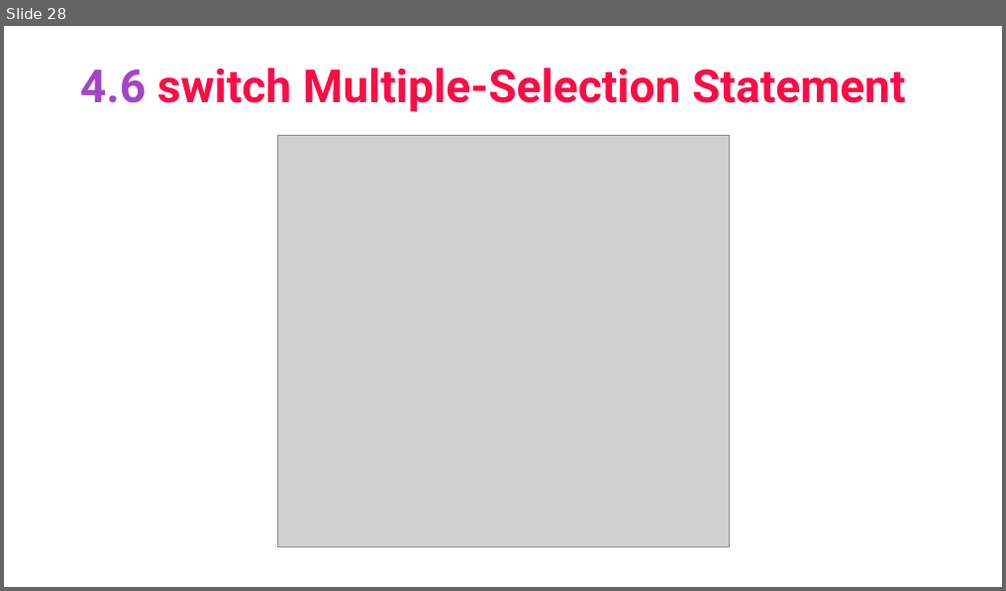
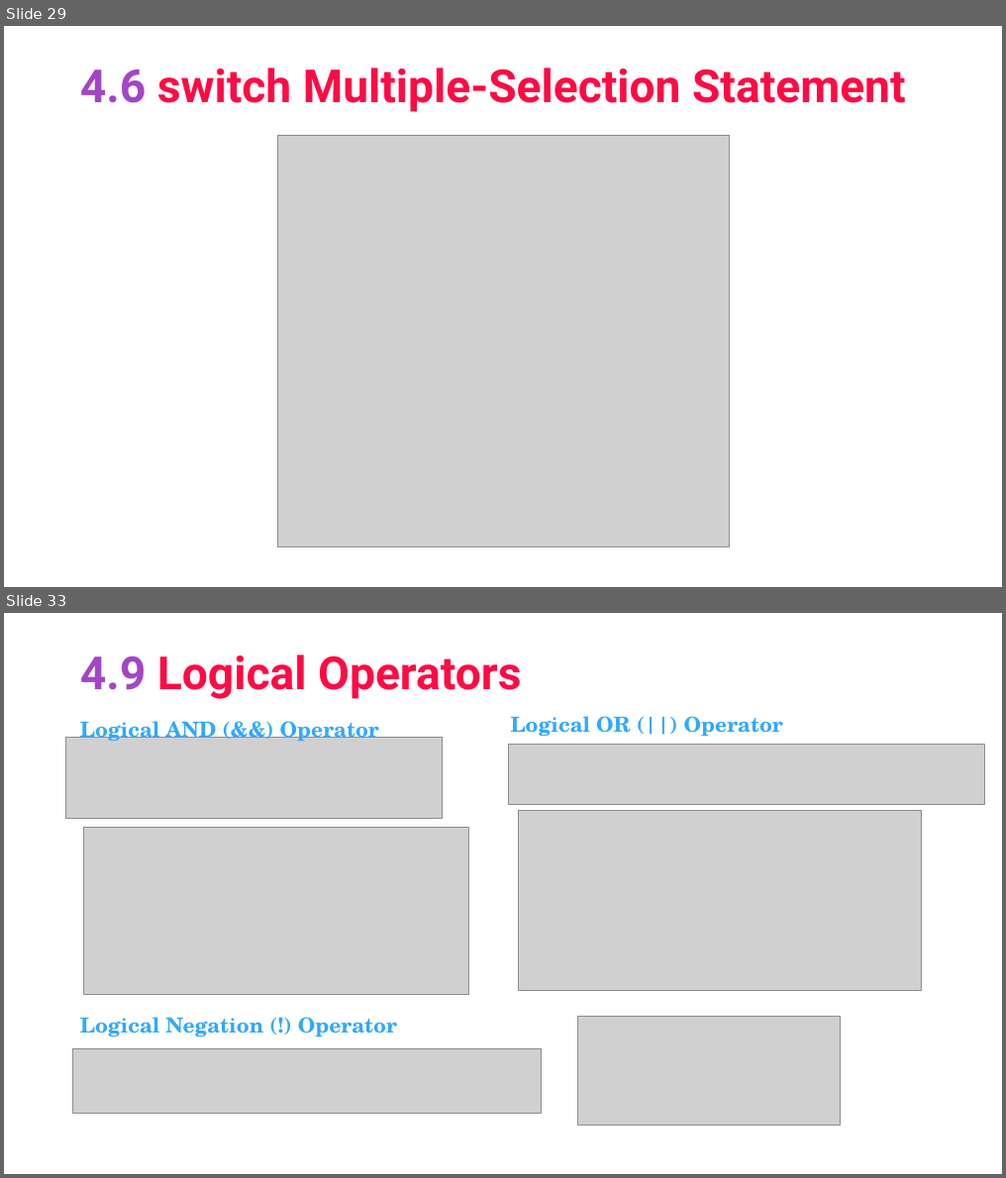
Before and after one commit to asimriaz/FOP, a slide deck: Chapter 4.pptx. Shown one above the other, each under a label of ours: slide 28 before the commit, slides 29 and 33 after it; the slides between them are not shown. The pictures are 1006x591 and 1006x1178 pixels, drawn with LibreOffice and Linux fonts; fonts in the diff are those of the drawing; grey boxes stand for pictures. Boxes give left, top, right and bottom in pixels: in the first picture for what was removed or moved away, otherwise in the second. Text is boxed around its words. In the diff, an @@ line names an element or a change of style, - is before the commit and + after.

```diff
--- a/Chapter 4.pptx
+++ b/Chapter 4.pptx
@@ slide 33 added at [4, 613, 1002, 1174], background #FFFFFF @@
@@ title added at [80, 655, 521, 699], 44 pt, text #FF0A44, bold @@
+4.9 Logical Operators
@@ text added at [80, 716, 397, 1038], 20 pt, text #2FA9FF, bold @@
+Logical AND (&&) Operator
+Logical Negation (!) Operator
@@ text added at [511, 716, 783, 737], 20 pt, text #2FA9FF, bold @@
+Logical OR (||) Operator
@@ picture added at [65, 737, 442, 817] @@
@@ picture added at [509, 744, 985, 804] @@
@@ picture added at [519, 811, 922, 991] @@
@@ picture added at [83, 827, 469, 995] @@
@@ picture added at [578, 1017, 841, 1126] @@
@@ picture added at [73, 1050, 542, 1113] @@
@@ what was slide 28 is now slide 29 @@
```
Also in this commit, not shown: 6 slides changed, 6 other slides added.
